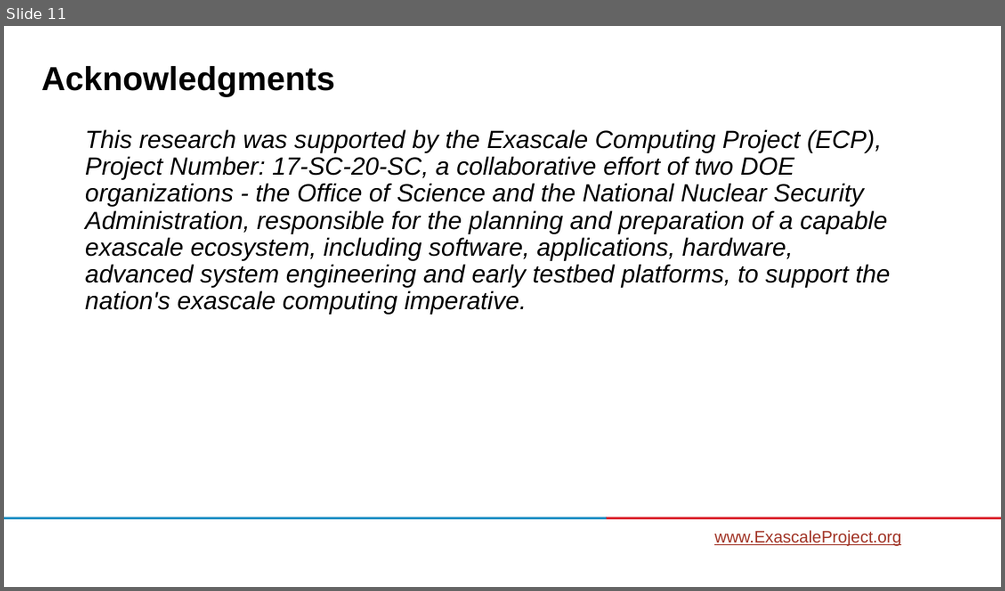
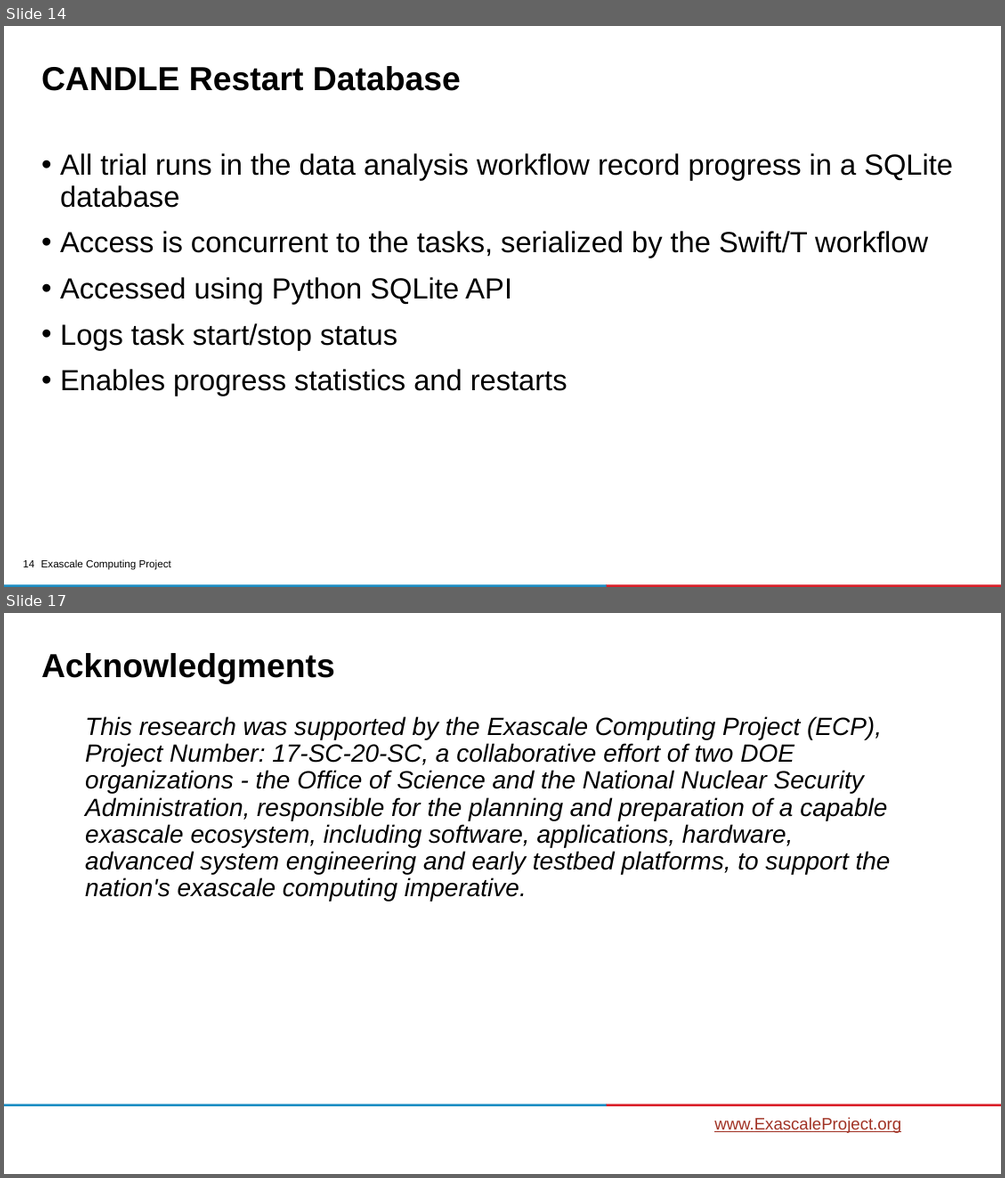
Before and after one commit to ECP-CANDLE/Tutorials, a slide deck: 2020/ECP/slides/09-cplo.pptx. Shown one above the other, each under a label of ours: slide 11 before the commit, slides 14 and 17 after it; the slides between them are not shown. The pictures are 1005x591 and 1005x1178 pixels, drawn with LibreOffice and Linux fonts; fonts in the diff are those of the drawing; background and template pictures are left out. Boxes give left, top, right and bottom in pixels: in the first picture for what was removed or moved away, otherwise in the second. Text is boxed around its words. In the diff, an @@ line names an element or a change of style, - is before the commit and + after.

```diff
--- a/2020/ECP/slides/09-cplo.pptx
+++ b/2020/ECP/slides/09-cplo.pptx
@@ slide 14 added at bbox=[4, 26, 1001, 587], background #FFFFFF @@
@@ title added at bbox=[41, 66, 461, 91], 32 pt, text #000000, bold @@
+CANDLE Restart Database
@@ text added at bbox=[60, 153, 953, 395], 28 pt, text #000000 @@
+• All trial runs in the data analysis workflow record progress in a SQLite database
+• Access is concurrent to the tasks, serialized by the Swift/T workflow
+• Accessed using Python SQLite API
+• Logs task start/stop status
+• Enables progress statistics and restarts
@@ text added at bbox=[41, 559, 171, 570], 10 pt, text #000000 @@
+Exascale Computing Project
@@ rectangle added at bbox=[4, 585, 606, 587], fill #1B8DC3 @@
@@ page number added at bbox=[23, 560, 34, 567], 10 pt, text #000000 @@
+14
@@ rectangle added at bbox=[606, 585, 1001, 587], fill #DA1F28 @@
@@ what was slide 11 is now slide 17 @@
```
Also in this commit, not shown: 7 slides changed, 7 other slides added, 2 slides removed.
